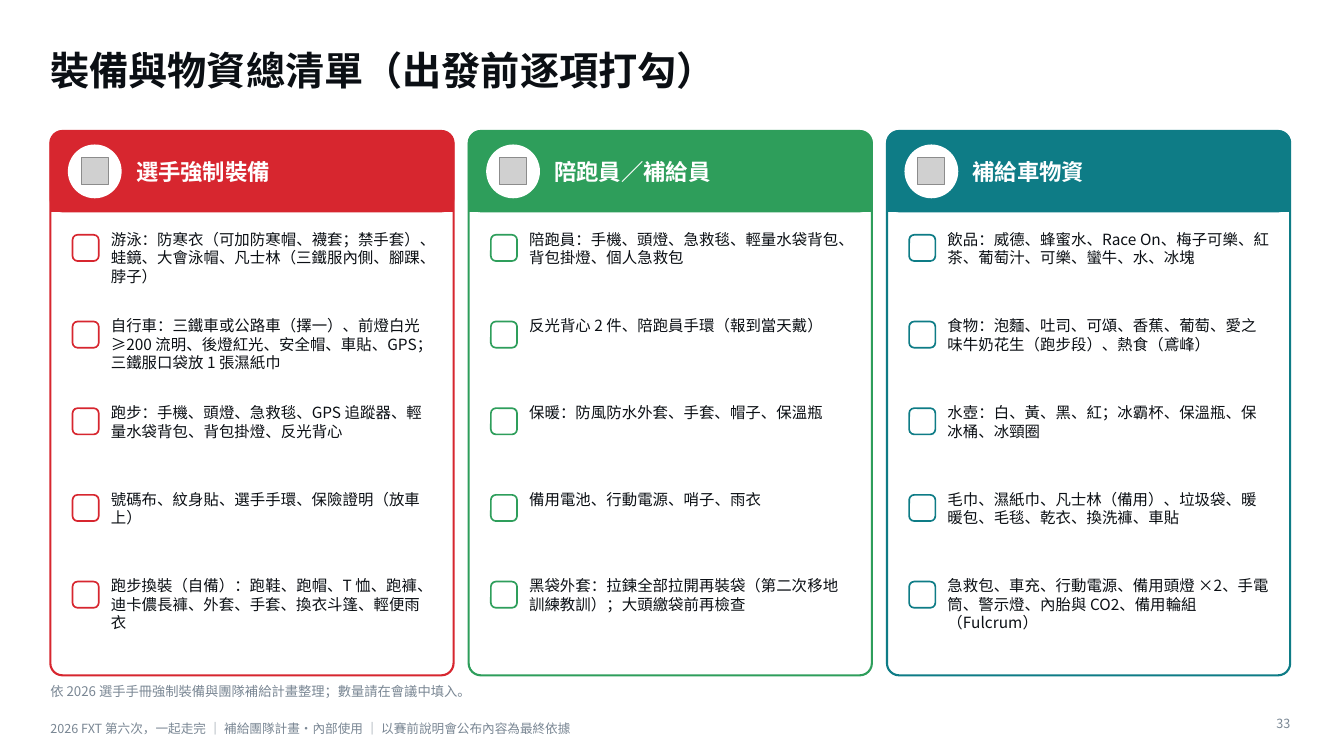
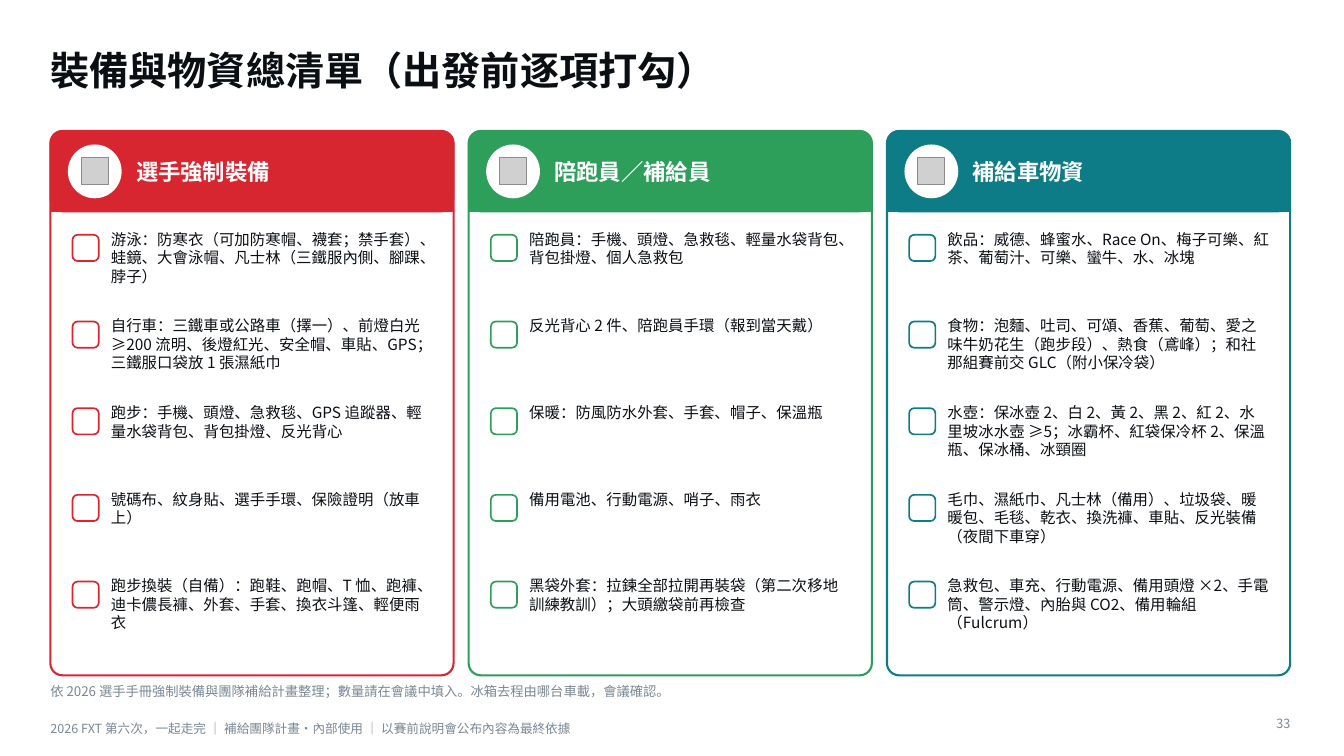
Before and after one commit to powermovebboy-sys/Race-site, a slide deck: slide 33 of deck/2026_FXT_第六次一起走完.pptx. Drawn at 1344x756 pixels with LibreOffice and Linux fonts; fonts in the diff are those of the drawing; grey boxes stand for pictures. Boxes give left, top, right and bottom in pixels: in the first picture for what was removed or moved away, otherwise in the second. Text is boxed around its words. In the diff, an @@ line names an element or a change of style, - is before the commit and + after.

```diff
--- a/deck/2026_FXT_第六次一起走完.pptx
+++ b/deck/2026_FXT_第六次一起走完.pptx
@@ text at <box>947,318,1256,370</box>: text changed @@
-食物：泡麵、吐司、可頌、香蕉、葡萄、愛之味牛奶花生（跑步段）、熱食（鳶峰）
+食物：泡麵、吐司、可頌、香蕉、葡萄、愛之味牛奶花生（跑步段）、熱食（鳶峰）；和社那組賽前交 GLC（附小保冷袋）
@@ text at <box>947,405,1265,457</box>: text changed @@
-水壺：白、黃、黑、紅；冰霸杯、保溫瓶、保冰桶、冰頸圈
+水壺：保冰壺 2、白 2、黃 2、黑 2、紅 2、水里坡冰水壺 ≥5；冰霸杯、紅袋保冷杯 2、保溫瓶、保冰桶、冰頸圈
@@ text at <box>947,492,1256,544</box>: text changed @@
-毛巾、濕紙巾、凡士林（備用）、垃圾袋、暖暖包、毛毯、乾衣、換洗褲、車貼
+毛巾、濕紙巾、凡士林（備用）、垃圾袋、暖暖包、毛毯、乾衣、換洗褲、車貼、反光裝備（夜間下車穿）
@@ text at <box>50,685,670,698</box>: text changed @@
-依 2026 選手手冊強制裝備與團隊補給計畫整理；數量請在會議中填入。
+依 2026 選手手冊強制裝備與團隊補給計畫整理；數量請在會議中填入。冰箱去程由哪台車載，會議確認。
```
Also in this commit, not shown: 4 other slides changed, 3 other files.
